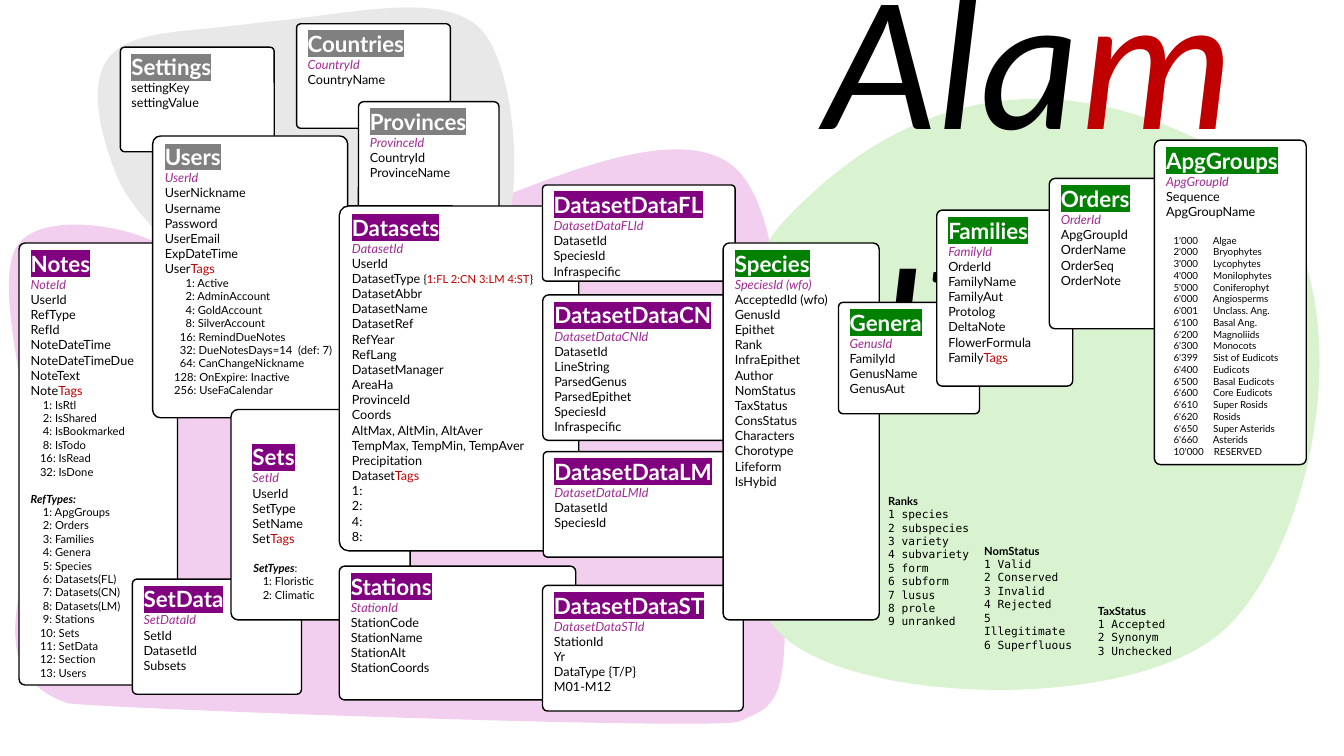
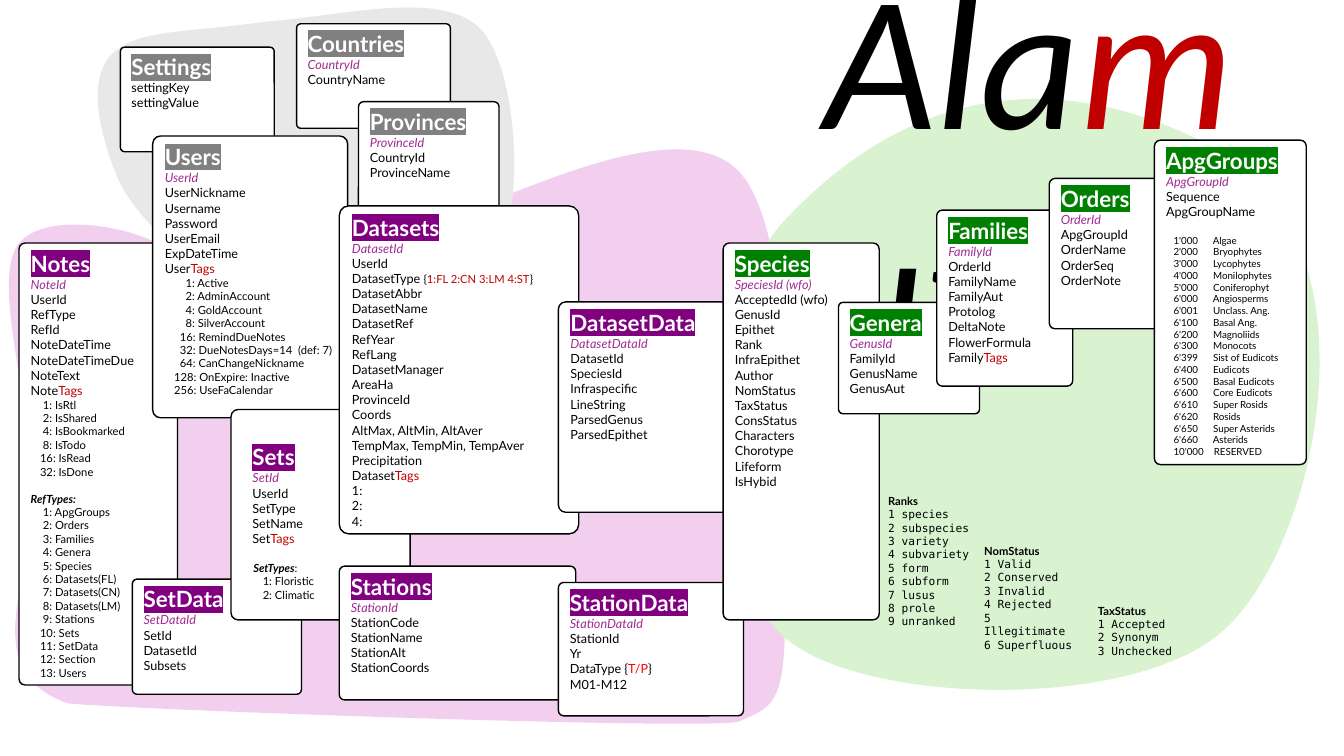
Before and after one commit to msht-ir/Alamutw, a slide deck: slide 1 of AlamutB/.appCatalog/Alamut.pptx. Drawn at 1344x756 pixels with LibreOffice and Linux fonts; fonts in the diff are those of the drawing. Boxes give left, top, right and bottom in pixels: in the first picture for what was removed or moved away, otherwise in the second. Text is boxed around its words. In the diff, an @@ line names an element or a change of style, - is before the commit and + after.

Commit message:
- DatasetData 3 types LM, CN, FL combined into DatasetData. -DatasetDataST -> StationData
_sp (s) corrected
BE, Interface. API , FE , page codes all corrected

```diff
--- a/AlamutB/.appCatalog/Alamut.pptx
+++ b/AlamutB/.appCatalog/Alamut.pptx
@@ rounded rectangle "Datasets": place and size @@
-rounded rectangle "Datasets" at (340, 206, 580, 551)
+rounded rectangle "Datasets" at (340, 206, 580, 533)
@@ rounded rectangle removed at (542, 186, 735, 281) @@
-DatasetDataFL
-DatasetDataFLId
-DatasetId
-SpeciesId
-Infraspecific
@@ rounded rectangle "DatasetData": place and size @@
-rounded rectangle "DatasetData" at (542, 295, 743, 441)
+rounded rectangle "DatasetData" at (559, 301, 744, 512)
@@ text in rounded rectangle at (570, 314, 695, 348): text changed @@
-DatasetDataCN
-DatasetDataCNId
+DatasetData
+DatasetDataId
@@ text in rounded rectangle at (570, 368, 637, 395): paragraphs added @@
+SpeciesId
+Infraspecific
@@ text in rounded rectangle at (554, 406, 621, 433): paragraphs removed @@
-SpeciesId
-Infraspecific
@@ rounded rectangle removed at (543, 452, 744, 558) @@
-DatasetDataLM
-DatasetDataLMId
-DatasetId
-SpeciesId
@@ text in rounded rectangle at (352, 532, 362, 541): paragraph removed @@
-8:
@@ rounded rectangle "StationData": place and size @@
-rounded rectangle "StationData" at (542, 586, 743, 712)
+rounded rectangle "StationData" at (559, 583, 744, 716)
@@ text in rounded rectangle at (570, 594, 688, 628): text changed @@
-DatasetDataST
-DatasetDataSTId
+StationData
+StationDataId
@@ text in rounded rectangle at (570, 663, 651, 675): text colour #000000 to #FF0000 in "{T/P}" @@
```
Also in this commit, not shown: 9 other files.
